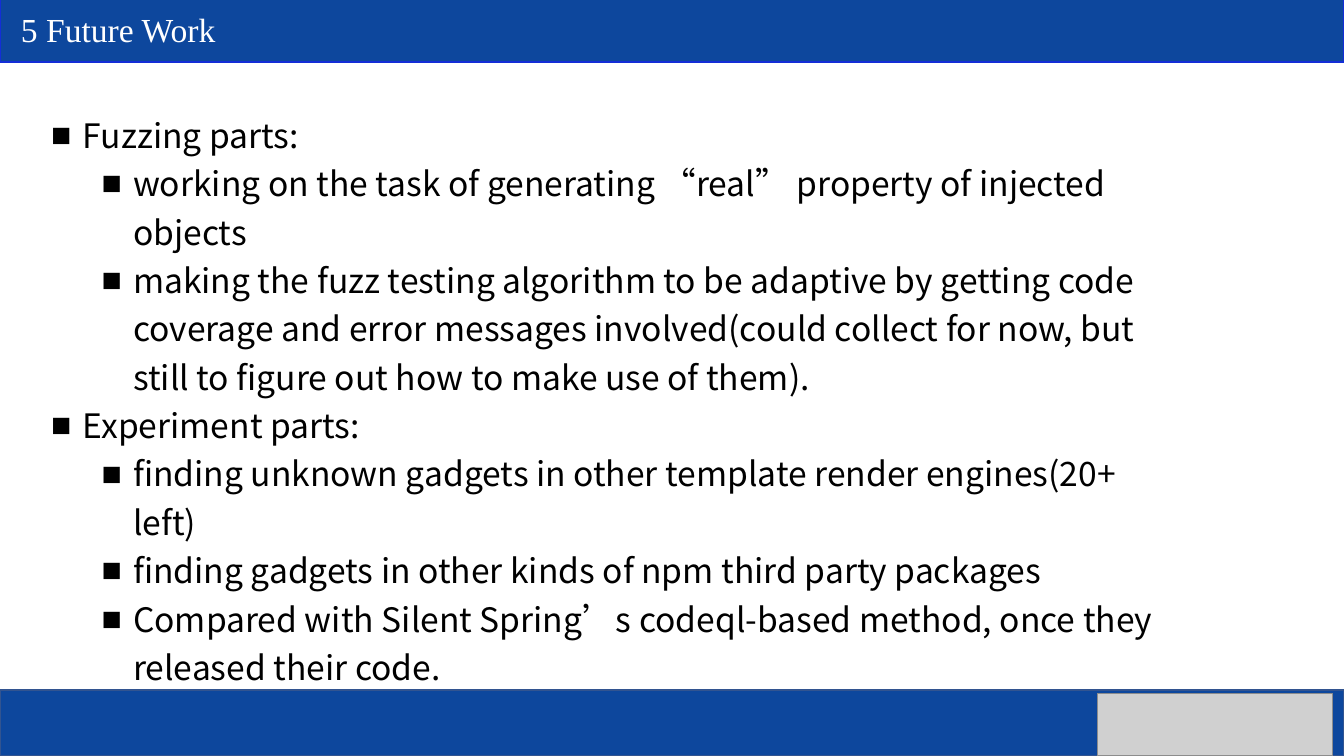
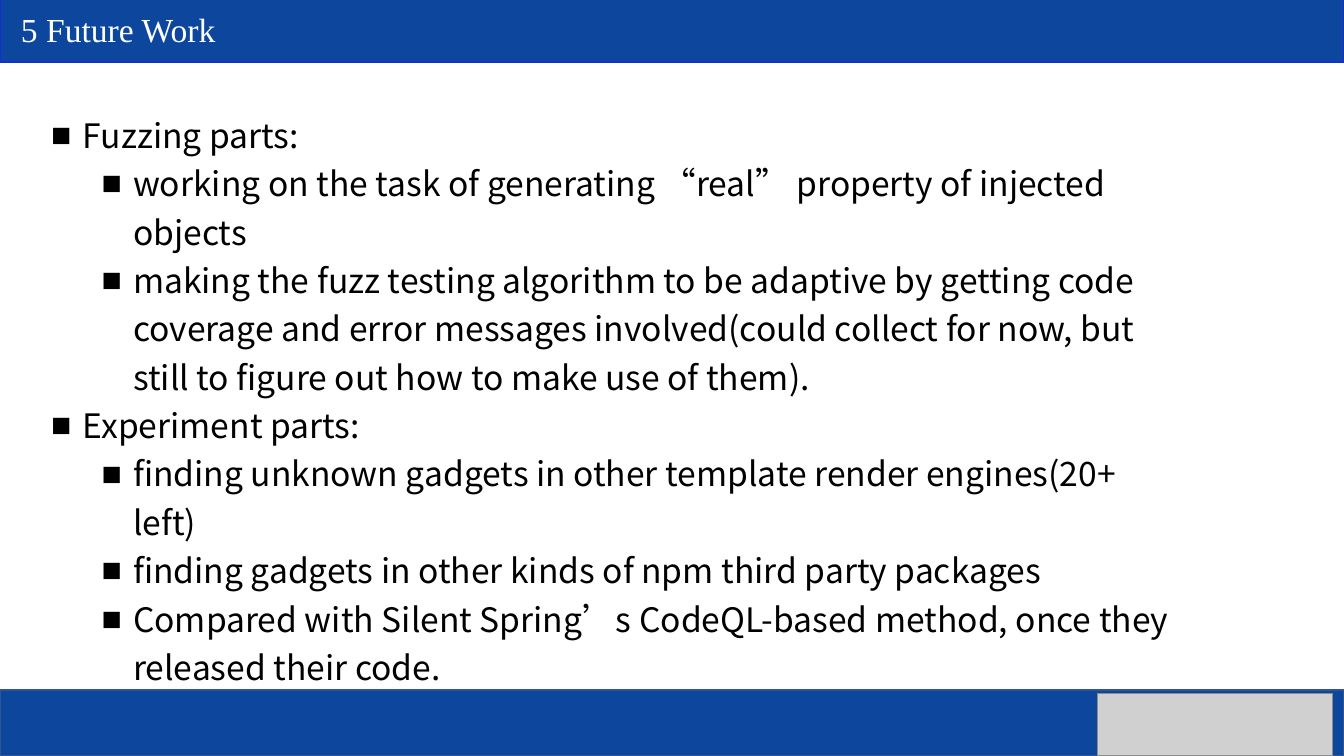
Before and after one commit to jackfromeast/UoPGadget, a slide deck: slide 20 of .assets/PPAEG-final-presentation.pptx (slide 18 before the commit). Drawn at 1344x756 pixels with LibreOffice and Linux fonts; fonts in the diff are those of the drawing; grey boxes stand for pictures. Boxes give left, top, right and bottom in pixels: in the first picture for what was removed or moved away, otherwise in the second. Text is boxed around its words. In the diff, an @@ line names an element or a change of style, - is before the commit and + after.

```diff
--- a/.assets/PPAEG-final-presentation.pptx
+++ b/.assets/PPAEG-final-presentation.pptx
@@ text at [133, 603, 1168, 681]: text changed @@
-  ■ Compared with Silent Spring’s codeql-based method, once they released their code.
+  ■ Compared with Silent Spring’s CodeQL-based method, once they released their code.
```
Also in this commit, not shown: 9 other slides changed, 2 slides added, 3 other files.
